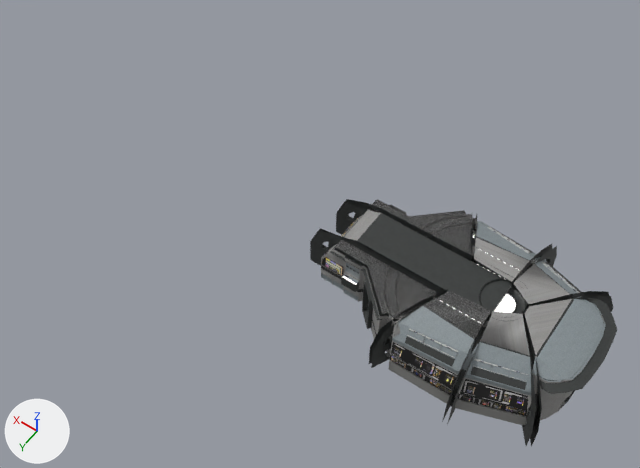
Renders of the FBX model ST3E2-Unity/Assets/Models/Interiors/MonitorBridge/MonitorBridge.fbx from each side of a commit.
The view is the same before and after, from a camera (50 mm lens) standing at (-39.6, 73.5, 117.2) and looking at (11.0, 2.7, 5.9). The lights are fixed; the arrows at lower left show +X, +Y and +Z. Where no turn or scale is listed for an object, it has been applied to the vertices. Vertices at the same position are counted once.
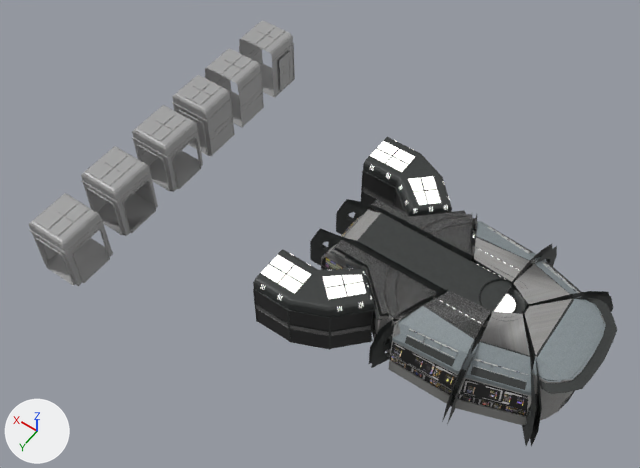
Patch to the scene script:
```diff
--- a/ST3E2-Unity/Assets/Models/Interiors/MonitorBridge/MonitorBridge.fbx.py
+++ b/ST3E2-Unity/Assets/Models/Interiors/MonitorBridge/MonitorBridge.fbx.py
@@ img_wallpaneltan_png @@
+img_wallpaneltan_png = load_image('WallPanelTan.png', '../../../Textures/Interiors/ShuttlebayEngineering/WallPanelTan.png', 512, 512, 'sRGB')
@@ img_carpetgray_png @@
+img_carpetgray_png = load_image('CarpetGray.png', '../../CrewQuarters/CarpetGray.png', 1000, 1000, 'sRGB')
@@ mat_walltan @@
+mat_walltan = principled_material('WallTan')
+mat_walltan.texture = img_wallpaneltan_png
+mat_walltan.roughness = 0.4
@@ mat_material_001 @@
+mat_material_001 = principled_material('Material.001')
+mat_material_001.texture = img_wallpanelbrown_png
+mat_material_001.roughness = 0.4
@@ mat_hallwaycarpet @@
+mat_hallwaycarpet = principled_material('HallwayCarpet')
+mat_hallwaycarpet.texture = img_carpetgray_png
+mat_hallwaycarpet.roughness = 0.4
@@ me_plane_003 @@
 # used by ob_plane_003; location = (0.0, 0.0, 0.0)
-me_plane_003.from_pydata(...)  # 681 vertices, 262 faces; spans x -30.3..8.3, y -12.8..12.8, z 0.3..11.0
+me_plane_003.from_pydata(...)  # 1537 vertices, 608 faces; spans x -30.3..11.9, y -18.3..18.3, z 0.3..11.0
+# me_plane_003 part 4: 4 vertices moved from x 1.0, y 6.4..7.3, z 3.7..5.3 to x 1.5, y 6.4..7.3, z 3.7..5.3; 428 vertices added at x -4.1..11.9, y 7.1..18.3, z 9.5..10.4
+# me_plane_003 part 5: 428 vertices added at x -4.1..11.8, y -18.3..-6.9, z 9.4..10.4
 me_plane_003.materials.append(mat_lights)
@@ me_plane_002 @@
 # used by ob_plane_002; location = (0.0, 0.0, 0.0)
-me_plane_002.from_pydata(...)  # 1768 vertices, 1222 faces; spans x -35.5..12.0, y -16.5..16.5, z -0.4..11.0
+me_plane_002.from_pydata(...)  # 3547 vertices, 2372 faces; spans x -35.5..12.0, y -18.4..18.5, z -0.6..11.0
+# me_plane_002 part 1: 2 vertices moved from x -0.8, y -7.8, z 0.0..7.6 to x -0.8, y -7.7, z 0.0..7.7; 890 vertices added at x -4.8..11.9, y -18.4..-6.2, z -0.6..10.4
+# me_plane_002 part 2: 1 vertex moved from x 0.4, y 6.5, z 8.7 to x 0.3, y 6.3, z 8.7; 889 vertices added at x -4.8..12.0, y 6.4..18.5, z -0.5..10.4
+# me_plane_002 part 3: 280 kept faces spanning x -3.7..-0.4, y -9.9..9.9, z -0.1..7.8 get new texture (UV) coordinates
 me_plane_002.materials.append(mat_darkmetal)
+me_plane_002.materials.append(mat_walltan)  # picture img_wallpaneltan_png
+me_plane_002.materials.append(mat_material_001)  # picture img_wallpanelbrown_png
@@ me_cube @@
+me_cube.from_pydata(...)  # 4611 vertices, 3466 faces; spans x -5.1..3.9, y -24.0..35.7, z 0.0..11.0
+me_cube.materials.append(mat_hallwaycarpet)  # picture img_carpetgray_png
@@ ob_cube @@
+ob_cube = bpy.data.objects.new('Cube', me_cube)
+ob_cube.location = (43.8, -5.3, 0.0)
```

Where the change shows, as pixel boxes [x1, y1, x2, y2] in the pictures (640 x 468 px):
'Plane.002', reshaped (19% wider, 25% taller)
    before: [310, 199, 617, 447]
    after: [253, 137, 617, 447]
'Cube', added
    after: [29, 21, 295, 286]
'Plane.003', reshaped
    before: [343, 236, 519, 323]
    after: [260, 141, 519, 323]
part 1 of me_plane_002, built on
    after: [361, 137, 452, 216]
part 2 of me_plane_002, built on
    before: [330, 249, 382, 320]
    after: [253, 249, 382, 350]
part 3 of me_plane_002, surface changed
    before: [362, 282, 373, 329]
part 4 of me_plane_003, built on
    before: [343, 276, 357, 285]
    after: [260, 253, 372, 311]
part 5 of me_plane_003, added
    after: [370, 141, 450, 213]
